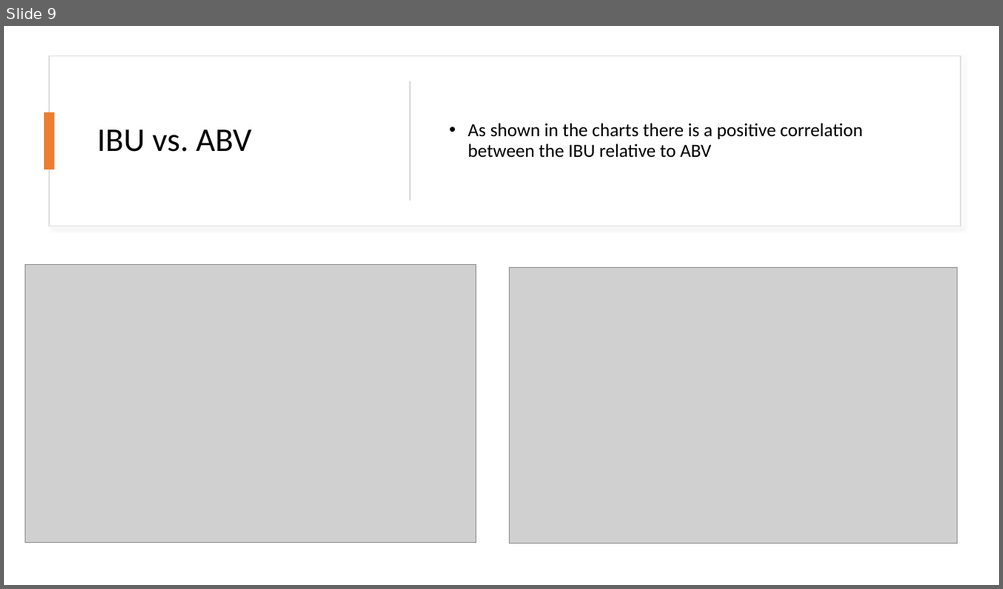
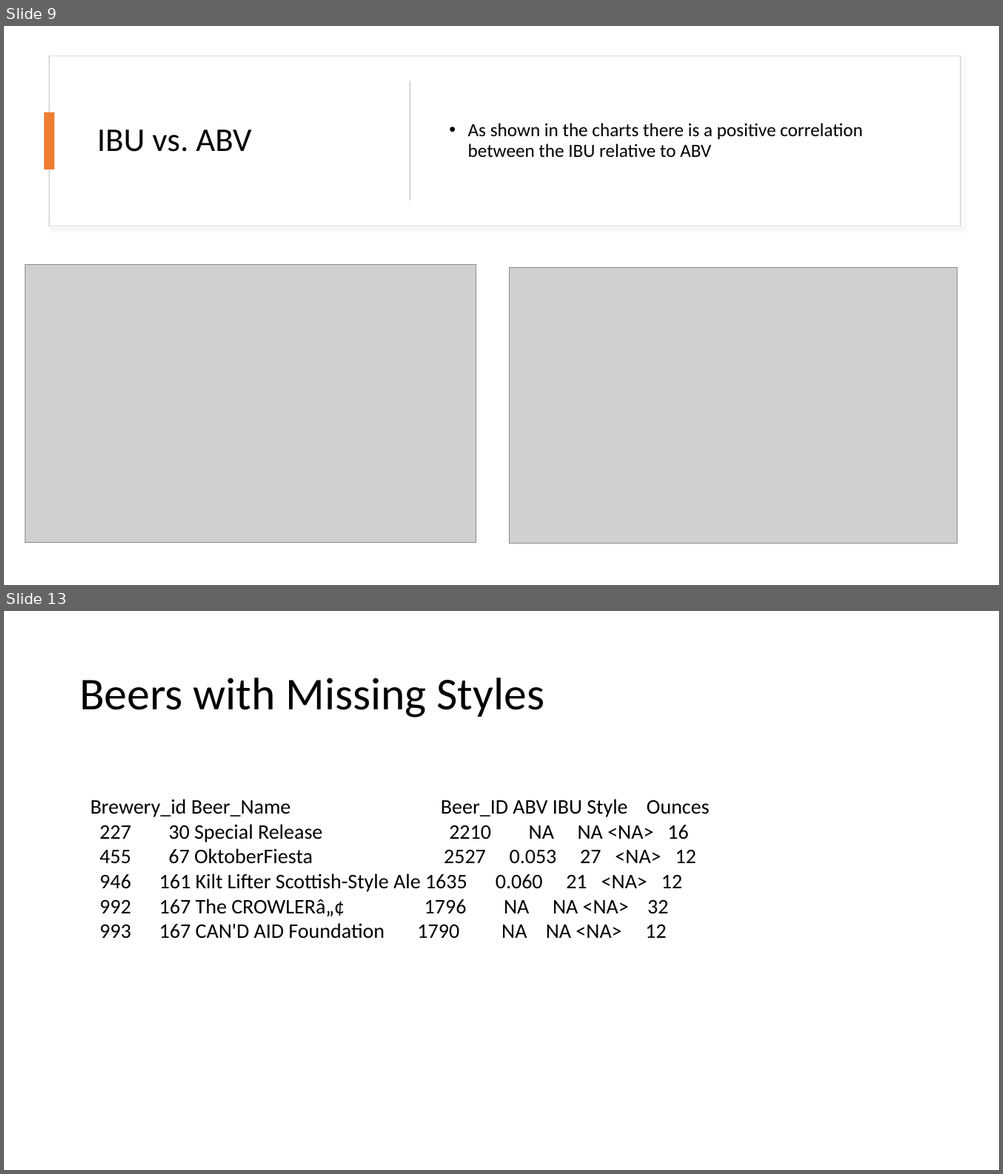
Before and after one commit to Abillelatus/MSDS_6306_CaseStudy_1_Team_4, a slide deck: Team4_EDA_Presentation_Celia-Ryan-Akib.pptx. Shown one above the other, each under a label of ours: slide 9 before the commit, slides 9 and 13 after it; the slides between them are not shown. The pictures are 1003x589 and 1003x1174 pixels, drawn with LibreOffice and Linux fonts; fonts in the diff are those of the drawing; grey boxes stand for pictures. Boxes give left, top, right and bottom in pixels: in the first picture for what was removed or moved away, otherwise in the second. Text is boxed around its words. In the diff, an @@ line names an element or a change of style, - is before the commit and + after.

```diff
--- a/Team4_EDA_Presentation_Celia-Ryan-Akib.pptx
+++ b/Team4_EDA_Presentation_Celia-Ryan-Akib.pptx
@@ slide 13 added at (4, 611, 999, 1170), background #FFFFFF @@
@@ title added at (79, 678, 545, 718), 44 pt, text #000000 @@
+Beers with Missing Styles
@@ text added at (91, 799, 709, 939), 20 pt, text #000000 @@
+Brewery_id Beer_Name Beer_ID ABV IBU Style Ounces
+227 30 Special Release 2210 NA NA <NA> 16
+455 67 OktoberFiesta 2527 0.053 27 <NA> 12
+946 161 Kilt Lifter Scottish-Style Ale 1635 0.060 21 <NA> 12
+992 167 The CROWLERâ„¢ 1796 NA NA <NA> 32
+993 167 CAN'D AID Foundation 1790 NA NA <NA> 12
```
Also in this commit, not shown: 2 slides changed, 5 other slides added.
